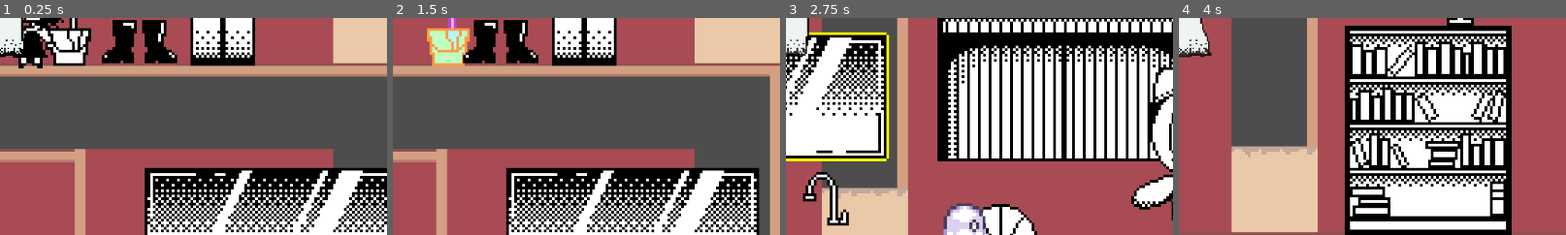
Above: before the commit, frames 1-4 (left to right).
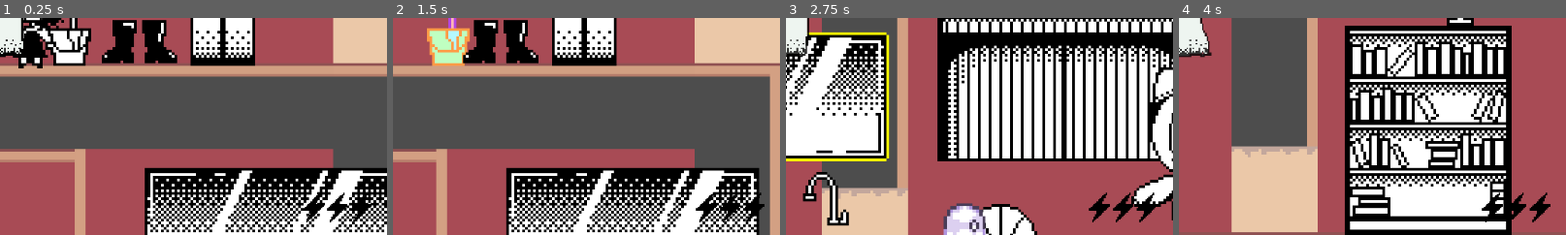
Above: after the commit, the same moments.

Repository: lykarevalde/GameJam
Game: Godot game, scene res://scenes/game.tscn
The game is run twice, just before and just after one commit, with the same random seed, the same clock (stepped at 60 frames per second) and the same inputs.
Inputs:
- Up to frame 1 (0.25 s): no input
- Up to frame 2 (1.5 s): tap Enter (ui_accept) at 0.5, 0.77 s; hold Right (ui_right) 0.53-1.28 s; tap E (amuse) at 0.6, 1.35 s; hold Down (ui_down) from 1.28 s (still down)
- Up to frame 3 (2.75 s): tap Enter (ui_accept) at 1.52 s; release Down (ui_down) at 2.03 s; hold Right (ui_right) from 2.03 s (still down); tap E (amuse) at 2.1 s
- Up to frame 4 (4 s): release Right (ui_right) at 2.78 s; hold Up (ui_up) 2.78-3.53 s; tap E (amuse) at 2.85, 3.6 s; tap Enter (ui_accept) at 3.02, 3.77 s; hold Left (ui_left) from 3.53 s (still down)
The pictures show only the part of the screen within x 50-100%, y 50-100%; the shares and areas given below are measured in that part.

The runs differ from the first frame. In frame 1, 0.6% of the frame differs, in the area x 78-96%, y 80-95%; in frame 2, 0.6%; in frame 3, 0.8%; in frame 4, 0.7%.

Commit message:
energy sprite added in game scene

Diff:
--- a/scenes/game.tscn
+++ b/scenes/game.tscn
@@ -31,6 +31,7 @@
 [ext_resource type="PackedScene" uid="uid://bp5mp6odg3mb" path="res://scenes/furniture/desk.tscn" id="14_bhx41"]
 [ext_resource type="PackedScene" uid="uid://chpdaiv4hlcci" path="res://scenes/furniture/mascot.tscn" id="14_bt5mj"]
 [ext_resource type="PackedScene" uid="uid://btf4w0qn217h6" path="res://scenes/npc.tscn" id="16_ca42v"]
+[ext_resource type="Texture2D" uid="uid://pjukf6cd6bv8" path="res://assets/energy sprites/full.png" id="32_wljb1"]
 
 [sub_resource type="TileSetAtlasSource" id="TileSetAtlasSource_onqr8"]
 texture = ExtResource("3_kvuet")
@@ -502,8 +503,9 @@
 sprite_frames = SubResource("SpriteFrames_6irsn")
 animation = &"left"
 
-[node name="Player" parent="." instance=ExtResource("11_1kice")]
+[node name="Player" parent="." node_paths=PackedStringArray("energy_sprite") instance=ExtResource("11_1kice")]
 position = Vector2(-33, 84)
+energy_sprite = NodePath("../UI/EnergySprite")
 
 [node name="Camera2D" type="Camera2D" parent="Player"]
 position = Vector2(0, -15)
@@ -515,4 +517,11 @@
 upstairs_y = 87.0
 stairs_x = -102.0
 
+[node name="UI" type="CanvasLayer" parent="."]
+
+[node name="EnergySprite" type="Sprite2D" parent="UI"]
+position = Vector2(1082.5, 614)
+scale = Vector2(2.203126, 2.1249995)
+texture = ExtResource("32_wljb1")
+
 [editable path="MotherFatherGhosts/father"]
Not shown: 1 places in scenes/game.tscn that only renumber resources
